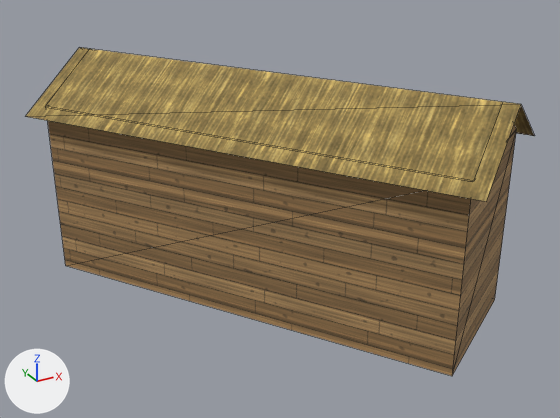
An edit to the glTF model world/bridgehollow/export/models/buildings/bld_house_054.glb, drawn before and after from the same camera.
Camera for both pictures: a 50 mm camera at (-7.16, -13.43, 8.44) aimed at (0.03, -0.35, 1.9). Arrows for +X, +Y and +Z are at lower left; the lights stay in place. The first picture is the older version. Mesh edges are drawn as thin lines. Vertices at exactly the same position are counted once.

Objects in the first picture: 'bld_house_054'.
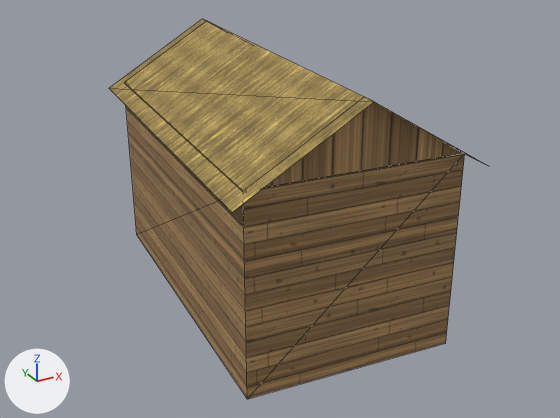
Pixel boxes (x1, y1, x2, y2) of what changed, in the pictures (560 x 418 px):
'bld_house_054', reshaped (26% narrower, 16% taller)
    before: (26, 48, 534, 376)
    after: (109, 19, 483, 399)

Patch to the scene script:
```diff
--- a/world/bridgehollow/export/models/buildings/bld_house_054.glb.py
+++ b/world/bridgehollow/export/models/buildings/bld_house_054.glb.py
@@ me_bld_house_054 @@
-me_bld_house_054.from_pydata(...)  # 24 vertices, 16 faces; spans x -4.23..4.23, y -5.11..5.11, z 0.0..4.74
-me_bld_house_054.vertices[0].co = (-3.81, 2.98, 0.0)  # pixel (65, 265)
-me_bld_house_054.vertices[1].co = (1.22, -4.67, 0.0)  # pixel (452, 376)
-me_bld_house_054.vertices[2].co = (1.22, -4.67, 3.81)  # pixel (472, 180)
-me_bld_house_054.vertices[3].co = (-3.81, 2.98, 3.81)  # pixel (45, 106)
-me_bld_house_054.vertices[4].co = (3.81, -2.99, 0.0)  # pixel (494, 299)
-me_bld_house_054.vertices[5].co = (3.81, -2.99, 3.81)  # pixel (516, 128)
-me_bld_house_054.vertices[6].co = (-1.22, 4.69, 0.0)
-me_bld_house_054.vertices[7].co = (-1.22, 4.69, 3.81)
-me_bld_house_054.vertices[8].co = (-3.81, 2.98, 3.79)  # pixel (45, 107)
-me_bld_house_054.vertices[9].co = (1.22, -4.67, 3.79)  # pixel (472, 181)
-me_bld_house_054.vertices[10].co = (3.81, -2.99, 3.79)  # pixel (516, 129)
-me_bld_house_054.vertices[11].co = (-1.22, 4.69, 3.79)
-me_bld_house_054.vertices[12].co = (1.22, -4.69, 3.81)  # pixel (473, 181)
-me_bld_house_054.vertices[13].co = (3.81, -2.99, 3.81)  # pixel (516, 128)
-me_bld_house_054.vertices[14].co = (2.51, -3.84, 4.74)  # pixel (503, 101)
-me_bld_house_054.vertices[15].co = (-1.22, 4.69, 3.81)
-me_bld_house_054.vertices[16].co = (-3.81, 2.99, 3.81)  # pixel (45, 106)
-me_bld_house_054.vertices[17].co = (-2.51, 3.84, 4.74)  # pixel (89, 48)
-me_bld_house_054.vertices[18].co = (-4.23, 3.08, 3.63)  # pixel (25, 116)
-me_bld_house_054.vertices[19].co = (1.13, -5.11, 3.63)  # pixel (486, 201)
-me_bld_house_054.vertices[20].co = (2.68, -4.1, 4.74)  # pixel (521, 104)
-me_bld_house_054.vertices[21].co = (-2.68, 4.1, 4.74)  # pixel (79, 47)
-me_bld_house_054.vertices[22].co = (4.23, -3.08, 3.63)  # pixel (534, 135)
-me_bld_house_054.vertices[23].co = (-1.13, 5.11, 3.63)
+me_bld_house_054.from_pydata(...)  # 24 vertices, 16 faces; spans x -2.66..2.66, y -4.11..4.11, z 0.0..5.15
+# me_bld_house_054 part 1
+me_bld_house_054.vertices[0].co = (-2.33, -3.47, 0.0)  # pixel (247, 399)
+me_bld_house_054.vertices[1].co = (1.81, -3.78, 0.0)  # pixel (445, 343)
+me_bld_house_054.vertices[2].co = (1.81, -3.78, 3.9)  # pixel (464, 153)
+me_bld_house_054.vertices[3].co = (-2.33, -3.47, 3.9)  # pixel (243, 191)
+me_bld_house_054.vertices[4].co = (2.33, 3.47, 0.0)
+me_bld_house_054.vertices[5].co = (2.33, 3.47, 3.9)
+me_bld_house_054.vertices[6].co = (-1.81, 3.78, 0.0)  # pixel (136, 234)
+me_bld_house_054.vertices[7].co = (-1.81, 3.78, 3.9)  # pixel (124, 82)
+me_bld_house_054.vertices[8].co = (-2.33, -3.47, 3.88)  # pixel (243, 192)
+me_bld_house_054.vertices[9].co = (1.81, -3.78, 3.88)  # pixel (464, 154)
+me_bld_house_054.vertices[10].co = (2.33, 3.47, 3.88)
+me_bld_house_054.vertices[11].co = (-1.81, 3.78, 3.88)  # pixel (124, 83)
+me_bld_house_054.vertices[12].co = (-2.33, -3.48, 3.9)  # pixel (243, 191)
+me_bld_house_054.vertices[13].co = (1.81, -3.78, 3.9)  # pixel (464, 153)
+me_bld_house_054.vertices[14].co = (-0.26, -3.63, 5.15)  # pixel (364, 96)
+me_bld_house_054.vertices[15].co = (2.33, 3.48, 3.9)
+me_bld_house_054.vertices[16].co = (-1.81, 3.78, 3.9)  # pixel (124, 82)
+me_bld_house_054.vertices[17].co = (0.26, 3.63, 5.15)  # pixel (206, 20)
+me_bld_house_054.vertices[18].co = (-2.1, 4.11, 3.72)  # pixel (108, 88)
+me_bld_house_054.vertices[19].co = (-2.66, -3.77, 3.72)  # pixel (232, 212)
+me_bld_house_054.vertices[20].co = (-0.28, -3.94, 5.15)  # pixel (374, 101)
+me_bld_house_054.vertices[21].co = (0.28, 3.94, 5.15)  # pixel (202, 18)
+me_bld_house_054.vertices[22].co = (2.1, -4.11, 3.72)
+me_bld_house_054.vertices[23].co = (2.66, 3.77, 3.72)
 me_bld_house_054.materials.append(mat_mat_plank)
```
